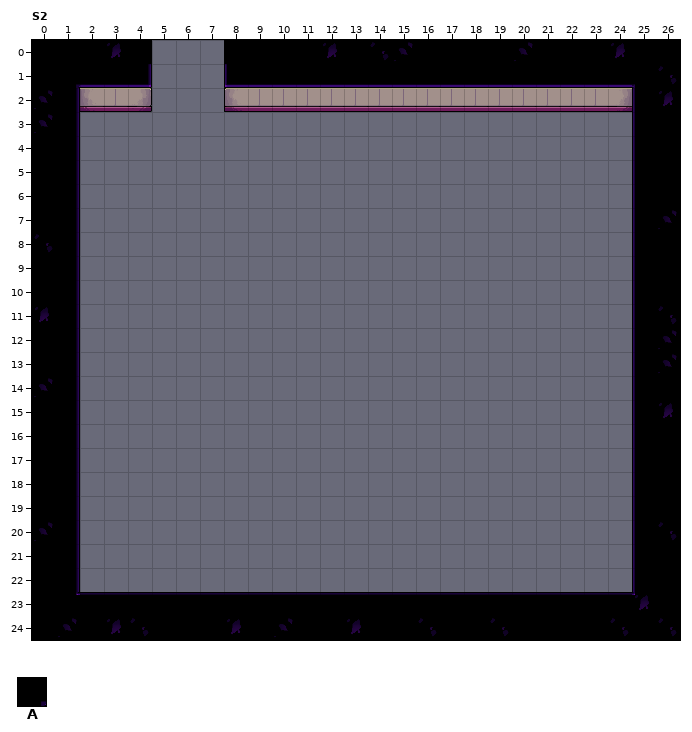
LDtk project: Assets/_Game/LDtk/LD57.ldtk. Above is the file before it was changed.
Cells are 28x28 px. Shown: S2 x 0..26, y 0..24. The commit also changed other parts of the map, which this record leaves out.
Key: from "IntGrid": A 1 "Wall".
_ is an empty cell.
Objects are placed by their top-left corner, in cells (3,4 is the top-left corner of cell 3,4); size is 1x1 cell unless given.
Layers that did not change in this view are not listed.
Layer "IntGrid" before, first column x 0:
 0 AAAAA___AAAAAAAAAAAAAAAAAAA
 1 AAAAA___AAAAAAAAAAAAAAAAAAA
 2 AAAAA___AAAAAAAAAAAAAAAAAAA
 3 AA_______________________AA
 4 AA_______________________AA
 5 AA_______________________AA
 6 AA_______________________AA
 7 AA_______________________AA
 8 AA_______________________AA
 9 AA_______________________AA
10 AA_______________________AA
11 AA_______________________AA
12 AA_______________________AA
13 AA_______________________AA
14 AA_______________________AA
15 AA_______________________AA
16 AA_______________________AA
17 AA_______________________AA
18 AA_______________________AA
19 AA_______________________AA
20 AA_______________________AA
21 AA_______________________AA
22 AA_______________________AA
23 AAAAAAAAAAAAAAAAAAAAAAAAAAA
24 AAAAAAAAAAAAAAAAAAAAAAAAAAA
And afterwards:
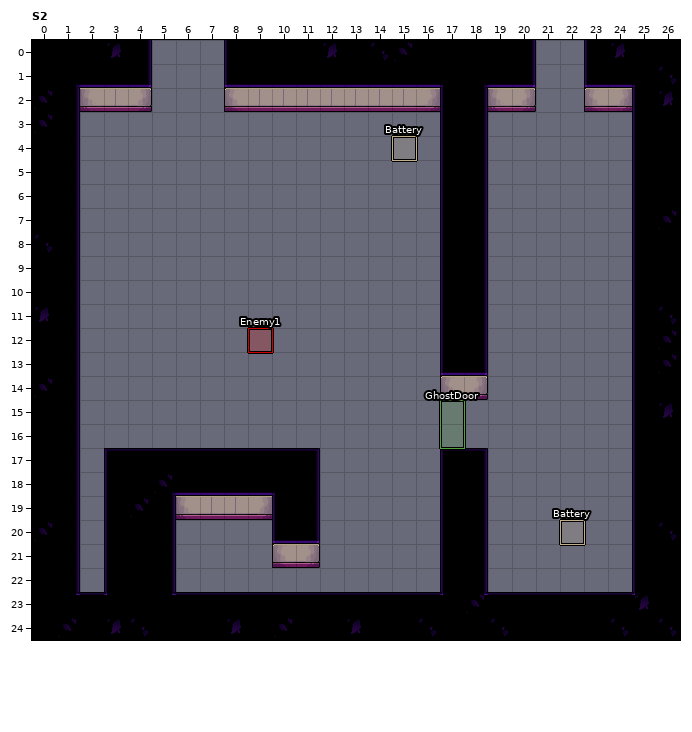
What changed:
Layer "IntGrid":
y 0..2: x 21..22 AA -> __
y 3..14: x 17..18 __ -> AA
y 17..19: x 3..11 _________ -> AAAAAAAAA; x 17..18 __ -> AA
y 20..21: x 3..5 ___ -> AAA; x 10..11 __ -> AA; x 17..18 __ -> AA
y 22: x 3..5 ___ -> AAA; x 17..18 __ -> AA
Layer "Entities":
added: "Enemy1" rectangle at 9,12
added: "Battery" rectangle at 22,20
added: "Battery" rectangle at 15,4
added: "GhostDoor" rectangle at 17,15 size 1x2
